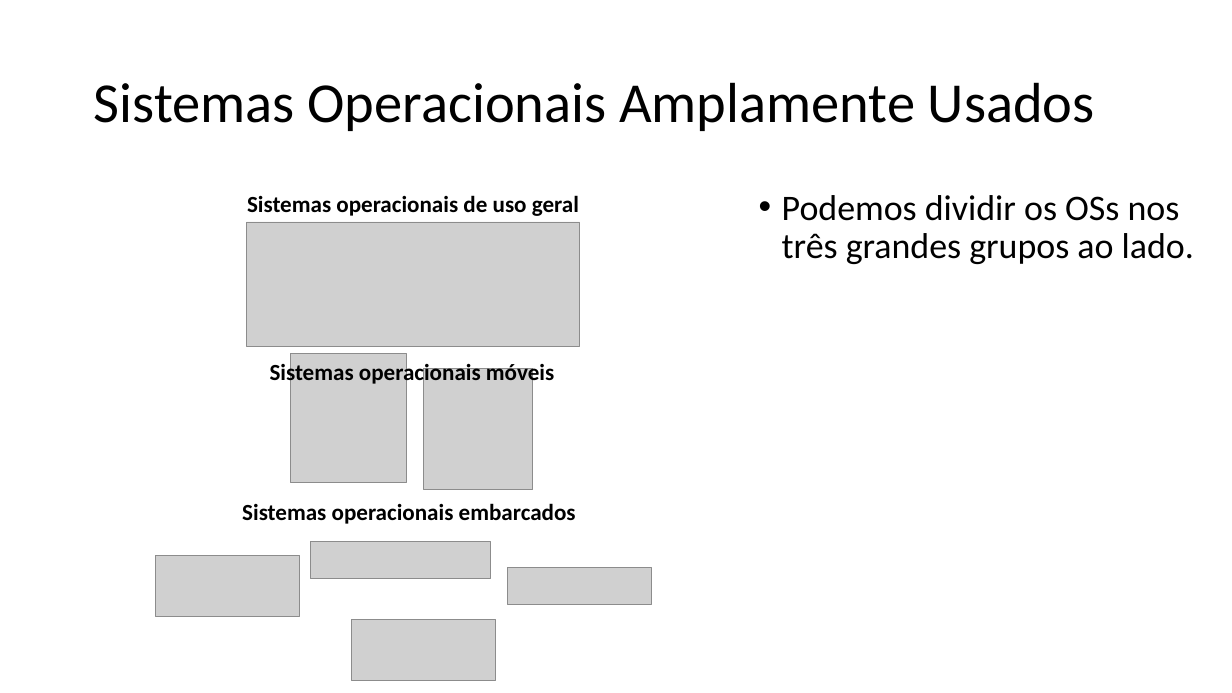
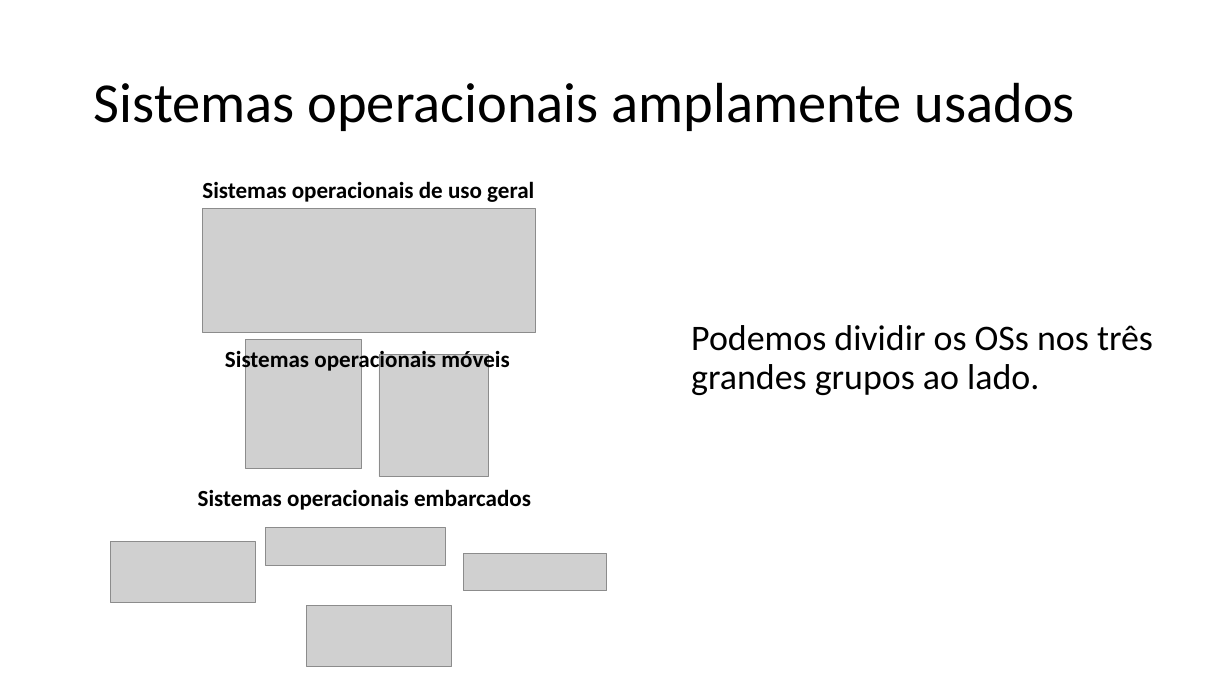
Before and after one commit to zz4fap/tp557-iot-ml, a slide deck: slide 32 of slides/TP557_2_Desafios_do_TinyML_sistemas_embarcados.pptx (slide 31 before the commit). Drawn at 1232x693 pixels with LibreOffice and Linux fonts; fonts in the diff are those of the drawing; grey boxes stand for pictures. Boxes give left, top, right and bottom in pixels: in the first picture for what was removed or moved away, otherwise in the second. Text is boxed around its words. In the diff, an @@ line names an element or a change of style, - is before the commit and + after.

```diff
--- a/slides/TP557_2_Desafios_do_TinyML_sistemas_embarcados.pptx
+++ b/slides/TP557_2_Desafios_do_TinyML_sistemas_embarcados.pptx
@@ title at <box>94,82,1075,131</box>: text changed @@
-Sistemas Operacionais Amplamente Usados
+Sistemas operacionais amplamente usados
@@ text "Podemos dividir os OSs nos ...": place and size @@
-text "Podemos dividir os OSs nos ..." at <box>782,195,1194,264</box>
+text "Podemos dividir os OSs nos ..." at <box>691,325,1153,395</box>
@@ text "Podemos dividir os OSs nos ..." at <box>691,325,1153,395</box>: bullet • to none @@
@@ 7 pictures, 3 texts: place and size @@
-7 pictures, 3 texts at <box>155,195,653,680</box>
+7 pictures, 3 texts at <box>111,181,607,666</box>
```
Also in this commit, not shown: 24 other slides changed, 4 slides added, 1 other file.
